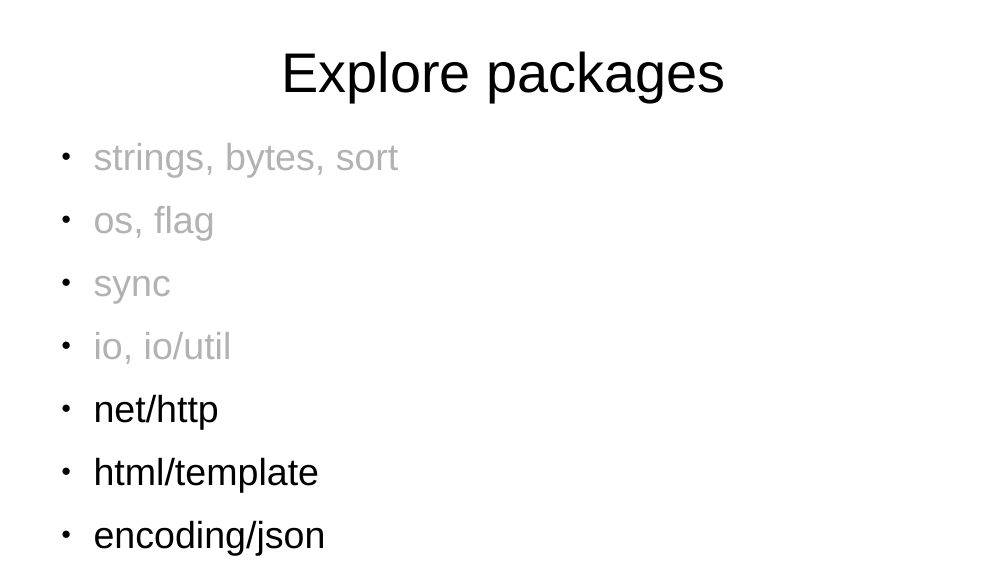
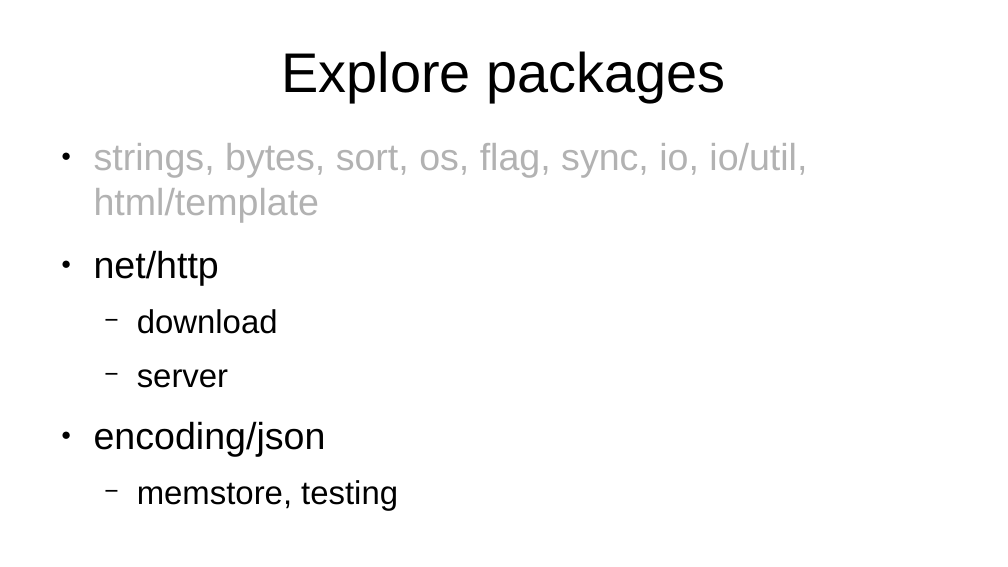
Before and after one commit to axis-go-course/spiderman, a slide deck: slide 6 of presentation.odp. Drawn at 1008x567 pixels with LibreOffice and Linux fonts; fonts in the diff are those of the drawing. Boxes give left, top, right and bottom in pixels: in the first picture for what was removed or moved away, otherwise in the second. Text is boxed around its words. In the diff, an @@ line names an element or a change of style, - is before the commit and + after.

```diff
--- a/presentation.odp
+++ b/presentation.odp
@@ text at box(94, 143, 807, 222): text changed @@
-● strings, bytes, sort
-● os, flag
-● sync
-● io, io/util
+● strings, bytes, sort, os, flag, sync, io, io/util, html/template
@@ text at box(137, 309, 278, 388): text changed; size 29.6 to 25.9 pt @@
-● html/template
+  − download
+  − server
@@ text at box(137, 480, 398, 510): paragraph added @@
+  − memstore, testing
```
Also in this commit, not shown: 3 other slides changed, 2 slides removed.
